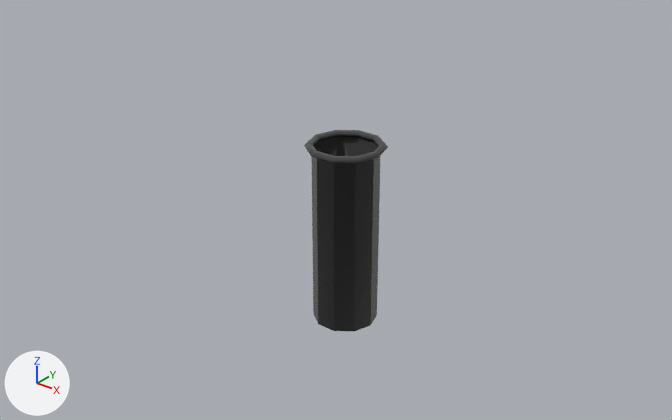
One commit to the FBX model The Last Typist 3D/Assets/3D Models/Spike.fbx: the scene before it, then after it.
Rendered twice from a 50 mm lens placed at (0.622, -0.797, 0.407), pointed at (-0.017, 0.002, -0.088). Lighting does not change. The marker at lower left points along +X, +Y and +Z. Where no turn or scale is listed for an object, it has been applied to the vertices.

Names of what the first picture shows: 'Spike_Hole'.
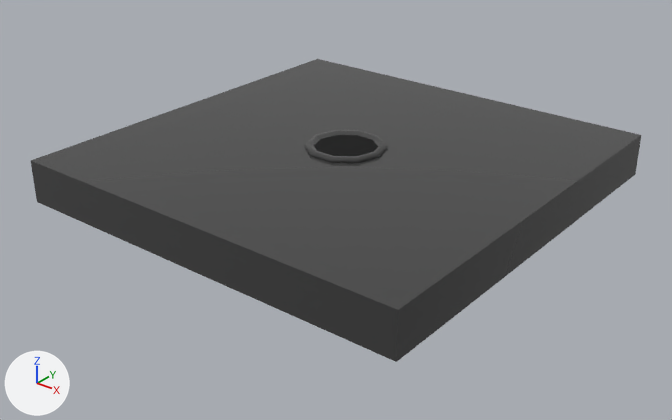
The newer file is also rescaled (x2.877), turned or shifted as a whole; pictures and numbers use the older file's frame.

What differs and where, as boxes (x1, y1, x2, y2) in the pictures (672 x 420 px):
'Suggested_Tile_Size', added: after (31, 59, 641, 362)
'Spike_Hole', unchanged, covered by the edit: before (304, 130, 388, 331); after (304, 130, 388, 163)

The edits, one by one:
Mesh me_plane_001 is new.
It is a box spanning x -0.253..0.253, y -0.253..0.253, z -0.037..0.014.
It uses material mat_metal_ring (black #414141).
Object 'Suggested_Tile_Size' (ob_suggested_tile_size) is new; it shows me_plane_001.
Its location is (0.0, 0.0, -0.0159).
